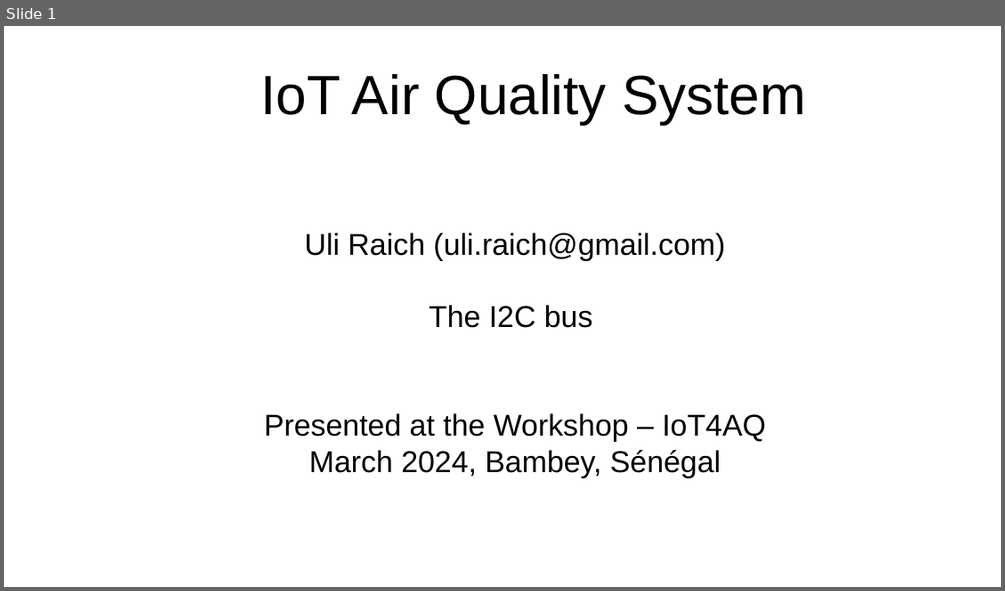
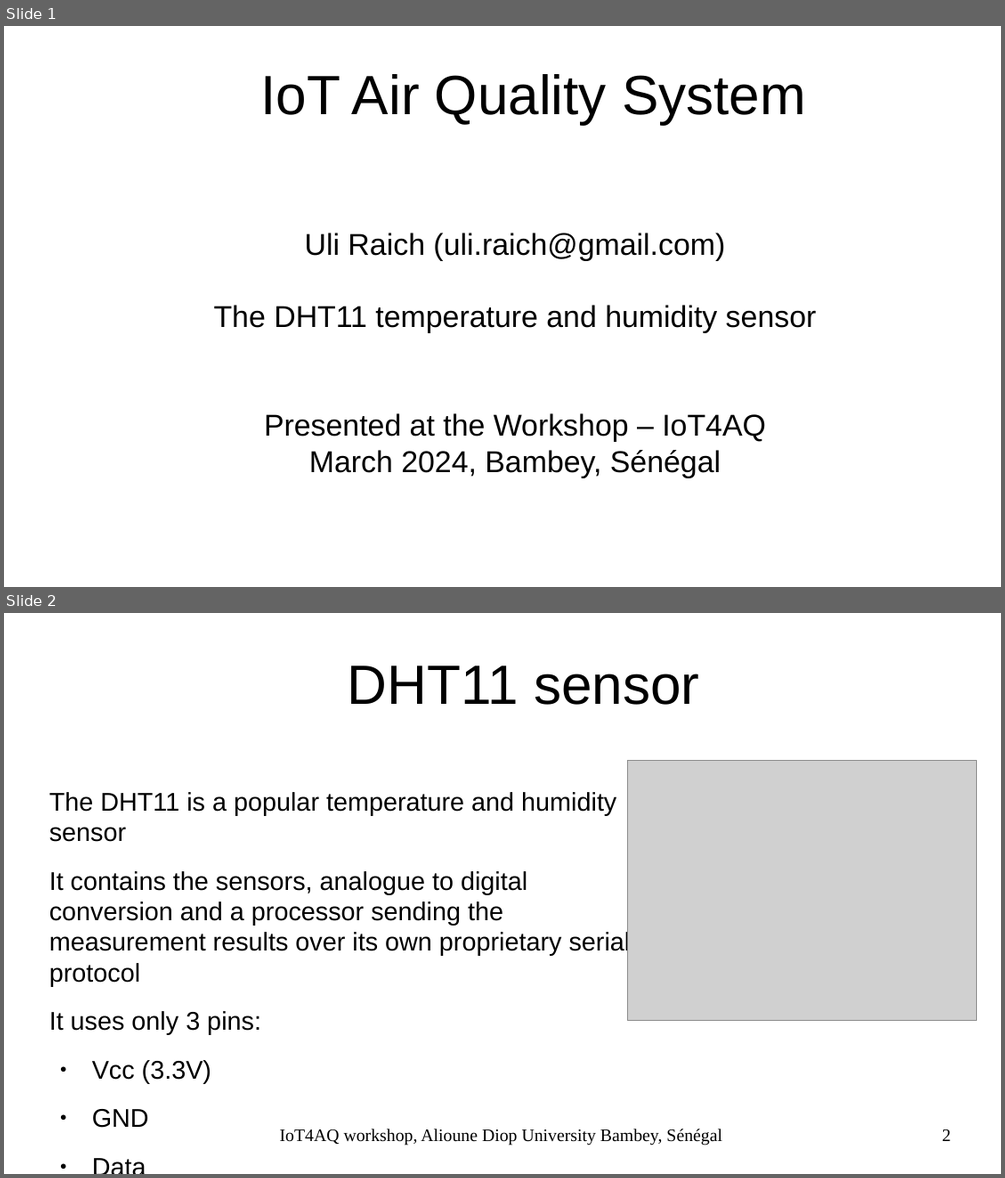
Before and after one commit to uraich/IoT4AQ, a slide deck: workshop/slides/iot4aq_dht11.odp. Shown one above the other, each under a label of ours: slide 1 before the commit, slides 1 and 2 after it. The pictures are 1005x591 and 1005x1178 pixels, drawn with LibreOffice and Linux fonts; fonts in the diff are those of the drawing; grey boxes stand for pictures; background and template pictures are left out. Boxes give left, top, right and bottom in pixels: in the first picture for what was removed or moved away, otherwise in the second. Text is boxed around its words. In the diff, an @@ line names an element or a change of style, - is before the commit and + after.

```diff
--- a/workshop/slides/iot4aq_dht11.odp
+++ b/workshop/slides/iot4aq_dht11.odp
@@ slide 2 added at [4,613,1001,1174], background #FFFFFF @@
@@ title added at [348,666,699,705], 44 pt, text #000000 @@
+DHT11 sensor
@@ picture added at [627,761,977,1020] @@
@@ text added at [49,792,631,1083], 20.4 pt, text #000000 @@
+The DHT11 is a popular temperature and humidity sensor
+It contains the sensors, analogue to digital conversion and a processor sending the measurement results over its own proprietary serial protocol
+It uses only 3 pins:
+● Vcc (3.3V)
+● GND
+● Data
@@ text added at [280,1128,722,1145], 14 pt, text #000000 @@
+IoT4AQ workshop, Alioune Diop University Bambey, Sénégal
@@ page number added at [942,1129,951,1141], 14 pt, text #000000 @@
+2
@@ slide 1 changed as well @@
@@ subtitle at [214,305,817,333]: text changed @@
-The I2C bus
+The DHT11 temperature and humidity sensor
```
Also in this commit, not shown: 2 other slides changed, 3 other slides added, 2 slides removed.
